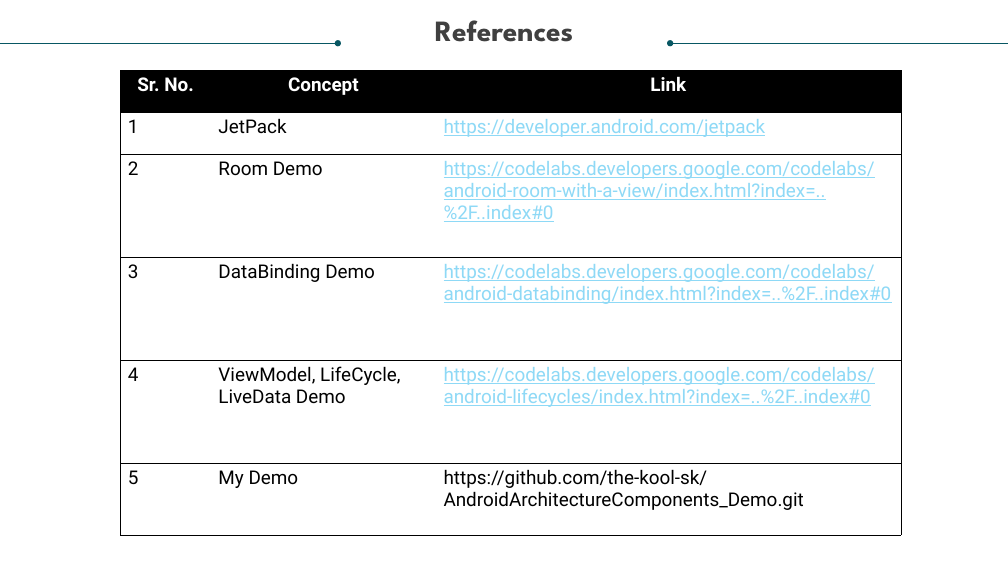
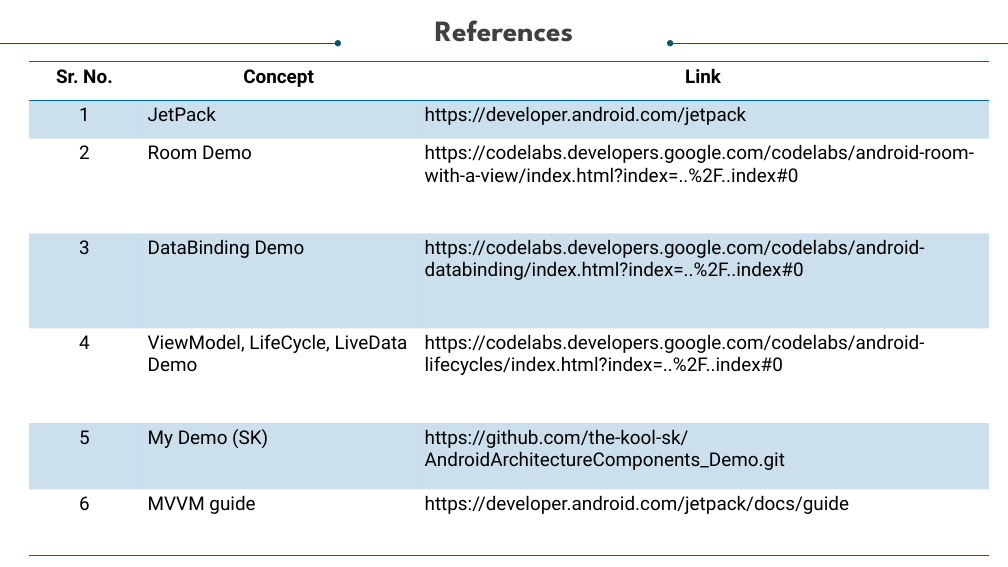
Before and after one commit to the-kool-sk/AndroidArchitectureComponents_Demo, a slide deck: slide 12 of Model – View - View Model.pptx (slide 11 before the commit). Drawn at 1008x567 pixels with LibreOffice and Linux fonts; fonts in the diff are those of the drawing. Boxes give left, top, right and bottom in pixels: in the first picture for what was removed or moved away, otherwise in the second. Text is boxed around its words. In the diff, an @@ line names an element or a change of style, - is before the commit and + after.

```diff
--- a/Model – View - View Model.pptx
+++ b/Model – View - View Model.pptx
@@ table at <box>29,62,989,557</box> @@
-row 6: 5 | My Demo | https://github.com/the-kool-sk/AndroidArchitectureComponents_Demo.git
+row 6: 5 | My Demo (SK) | https://github.com/the-kool-sk/AndroidArchitectureComponents_Demo.git
+row 7: 6 | MVVM guide | https://developer.android.com/jetpack/docs/guide
@@ table: place and size @@
-table at <box>120,71,901,535</box>
+table at <box>29,62,989,557</box>
```
Also in this commit, not shown: 1 slide added, 21 other files.
